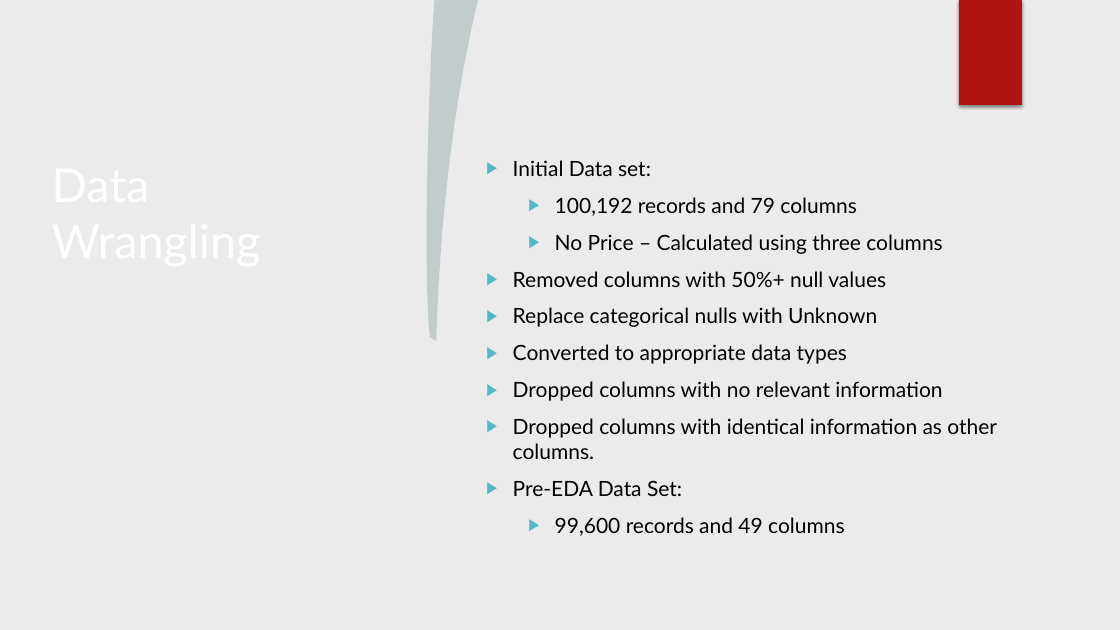
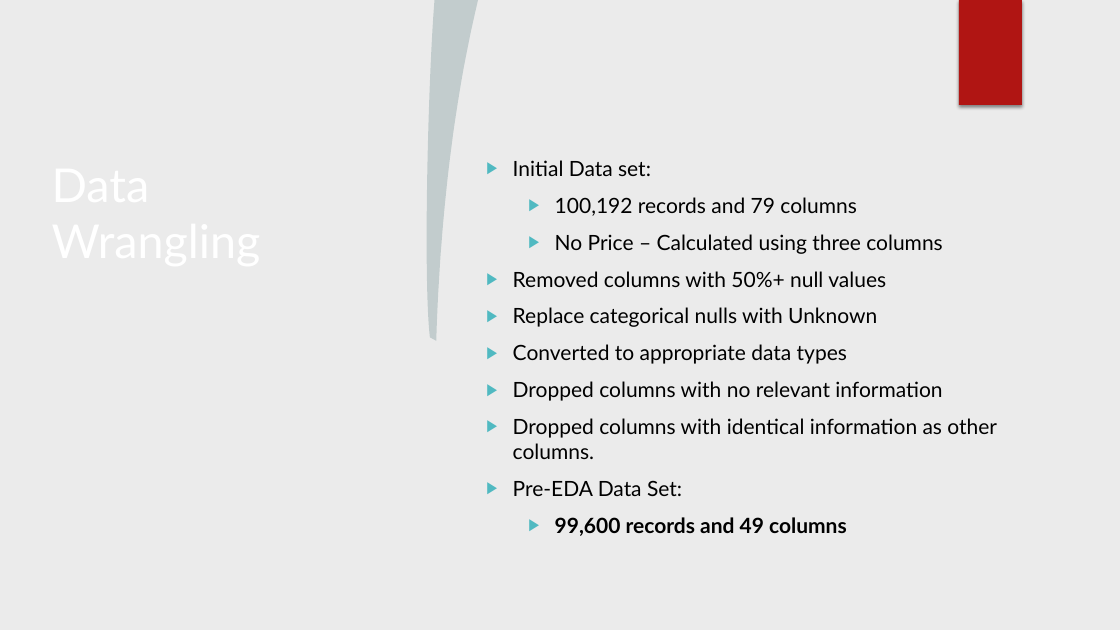
Before and after one commit to georgetown-analytics/Booksville, a slide deck: slide 10 of presentation/Booksville Presentation.pptx. Drawn at 1120x630 pixels with LibreOffice and Linux fonts; fonts in the diff are those of the drawing; background and template pictures are left out. Boxes give left, top, right and bottom in pixels: in the first picture for what was removed or moved away, otherwise in the second. Text is boxed around its words. In the diff, an @@ line names an element or a change of style, - is before the commit and + after.

```diff
--- a/presentation/Booksville Presentation.pptx
+++ b/presentation/Booksville Presentation.pptx
@@ text at [555, 517, 847, 536]: bold on in "99,600 records and 49 columns" @@
```
Also in this commit, not shown: 1 other slide changed.
